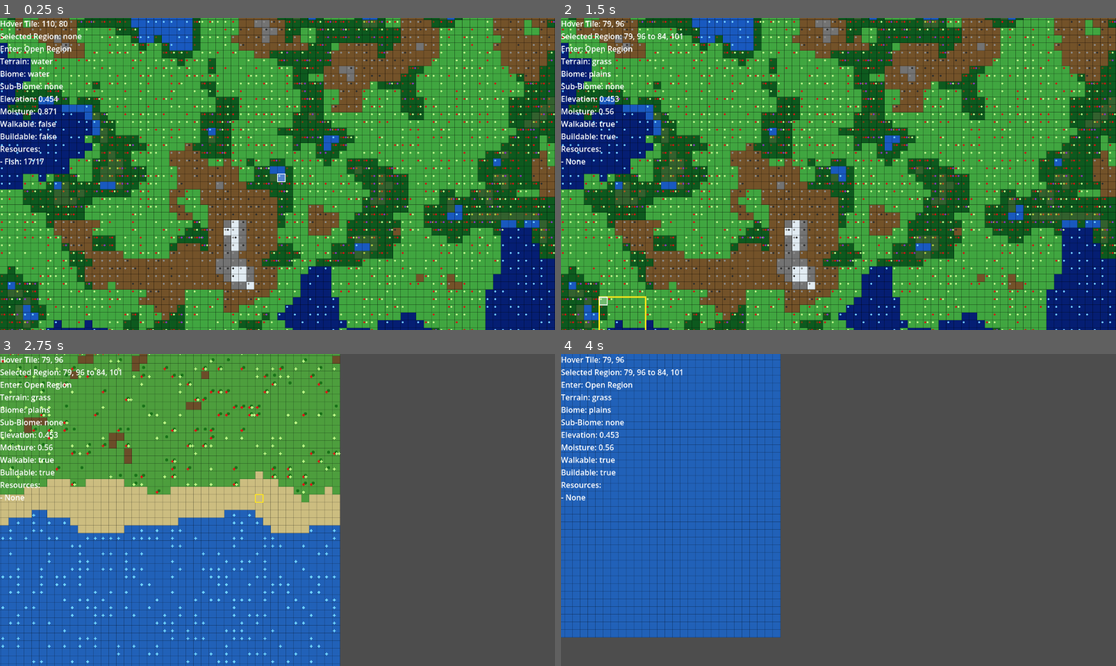
Above: before the commit, frames 1-4 (two rows, left to right).
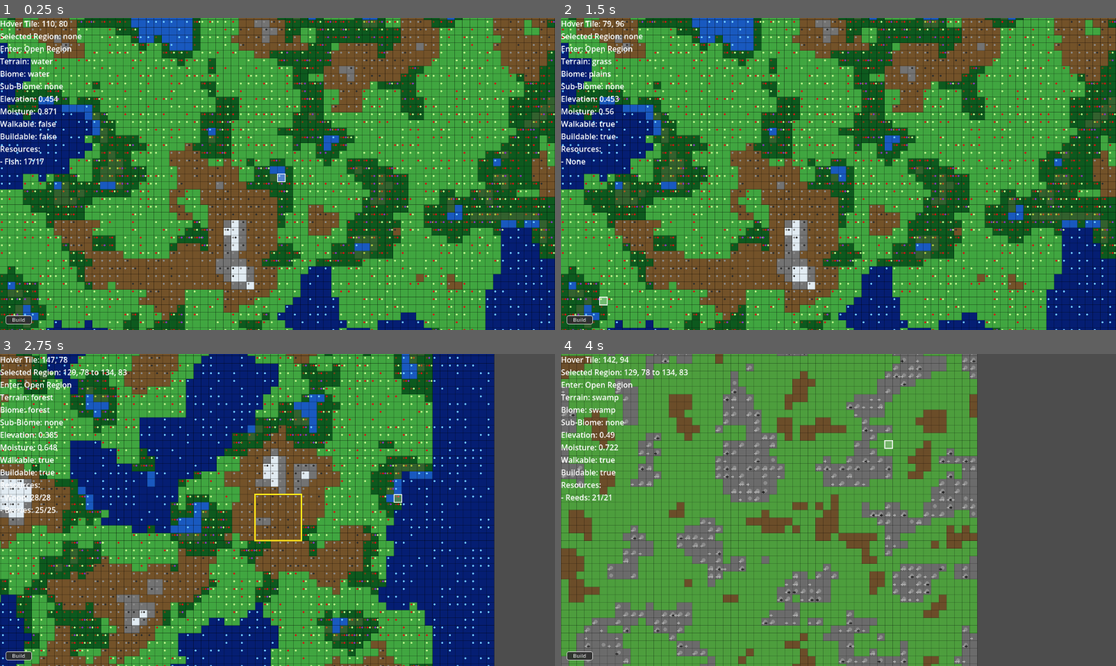
Above: after the commit, the same moments.

Repository: Shaladar79/era-span-sim
Game: Godot game, scene res://scenes/main/Main.tscn
The game is run twice, just before and just after one commit, with the same random seed, the same clock (stepped at 60 frames per second) and the same inputs.
Inputs (mouse positions are in pixels of both pictures, inside the frame that each line leads up to):
- Up to frame 1 (0.25 s): no input
- Up to frame 2 (1.5 s): click (577, 320) at 0.5 s, where only the run after the commit has a clickable "Build"; click (605, 298) at 1.25 s, where only the run after the commit has a clickable "Campfire - 4 Wood, 2 Stone"
- Up to frame 3 (2.75 s): tap Enter at 2 s; move the mouse to (399, 494) at 2.02 s; hold Right (ui_right) from 2.03 s (still down); tap R at 2.1 s; click (399, 494) at 2.17 s
- Up to frame 4 (4 s): move the mouse to (727, 525) at 2.77 s; release Right (ui_right) at 2.78 s; hold Down (ui_down) 2.78-3.53 s; tap T at 2.85 s; move the mouse to (894, 441) at 3.52 s; hold Right (ui_right) from 3.53 s (still down); tap Enter at 3.6 s

The runs differ from the first frame. In frame 1, 0.1% of the frame differs, in the area x 1-6%, y 95-99%; in frame 2, 0.4%; in frame 3, 81%, in the area x 0-90%, y 0-100%; in frame 4, 73%.

Commit message:
Add build menu UI foundation

Diff:
--- a/scenes/main/Main.tscn
+++ b/scenes/main/Main.tscn
@@ -5,6 +5,7 @@
 [ext_resource type="PackedScene" uid="uid://cti1m8t1rggb2" path="res://scenes/world/World.tscn" id="1_u1xfj"]
 [ext_resource type="Script" uid="uid://bpy1cjdhu4hfv" path="res://scripts/world/world.gd" id="2_q24mn"]
 [ext_resource type="Script" uid="uid://clrx8b2pq80ao" path="res://scripts/core/main_camera.gd" id="3_q24mn"]
+[ext_resource type="Script" uid="uid://cf6mn25b7ls8e" path="res://scripts/main/main_ui.gd" id="6_1rhdn"]
 
 [sub_resource type="LabelSettings" id="LabelSettings_q24mn"]
 
@@ -22,6 +23,7 @@
 script = ExtResource("3_q24mn")
 
 [node name="UI" type="CanvasLayer" parent="." unique_id=2059825496]
+script = ExtResource("6_1rhdn")
 
 [node name="TileInfoLabel" type="Label" parent="UI" unique_id=1439456619]
 custom_minimum_size = Vector2(10, 10)
@@ -29,3 +31,23 @@
 offset_bottom = 23.0
 text = "Tile Info"
 label_settings = SubResource("LabelSettings_q24mn")
+
+[node name="BuildButton" type="Button" parent="UI" unique_id=1165520889]
+custom_minimum_size = Vector2(10, 180)
+offset_left = -95.0
+offset_top = 610.0
+offset_right = -47.0
+offset_bottom = 641.0
+text = "Build"
+
+[node name="BuildMenu" type="Panel" parent="UI" unique_id=1177642545]
+offset_left = -94.0
+offset_top = 570.0
+offset_right = 1056.0
+offset_bottom = 610.0
+
+[node name="CampfireButton" type="Button" parent="UI/BuildMenu" unique_id=1731287903]
+layout_mode = 0
+offset_right = 80.0
+offset_bottom = 31.0
+text = "Campfire"
--- /dev/null
+++ b/scripts/main/main_ui.gd
@@ -0,0 +1,156 @@
+extends CanvasLayer
+
+@onready var build_button: Button = get_node_or_null("BuildButton")
+@onready var build_menu: Panel = get_node_or_null("BuildMenu")
+@onready var campfire_button: Button = get_node_or_null("BuildMenu/CampfireButton")
+@onready var region: Node2D = get_node_or_null("../Region")
+
+
+func _ready() -> void:
+    print("MAIN UI SCRIPT RUNNING")
+
+    if build_button == null:
+        push_warning("BuildButton was not found under UI.")
+        return
+
+    if build_menu == null:
+        push_warning("BuildMenu was not found under UI.")
+        return
+
+    if campfire_button == null:
+        push_warning("CampfireButton was not found under UI/BuildMenu.")
+        return
+
+    setup_build_button_theme()
+    setup_build_menu_theme()
+    setup_campfire_button_theme()
+    setup_build_ui_layout()
+
+    build_menu.visible = false
+
+    build_button.pressed.connect(_on_build_button_pressed)
+    campfire_button.pressed.connect(_on_campfire_button_pressed)
+
+
+func _notification(what: int) -> void:
+    if what == NOTIFICATION_WM_SIZE_CHANGED:
+        setup_build_ui_layout()
+
+
+func setup_build_button_theme() -> void:
+    if build_button == null:
+        return
+
+    build_button.add_theme_font_size_override("font_size", 11)
+
+    var normal_style := StyleBoxFlat.new()
+    normal_style.bg_color = Color(0.18, 0.18, 0.18, 0.92)
+    normal_style.border_color = Color(0.8, 0.8, 0.8, 1.0)
+    normal_style.set_border_width_all(1)
+    normal_style.set_corner_radius_all(3)
+    normal_style.content_margin_left = 4
+    normal_style.content_margin_right = 4
+    normal_style.content_margin_top = 1
+    normal_style.content_margin_bottom = 1
+
+    var hover_style := normal_style.duplicate()
+    hover_style.bg_color = Color(0.28, 0.28, 0.28, 0.95)
+
+    var pressed_style := normal_style.duplicate()
+    pressed_style.bg_color = Color(0.10, 0.10, 0.10, 0.95)
+
+    build_button.add_theme_stylebox_override("normal", normal_style)
+    build_button.add_theme_stylebox_override("hover", hover_style)
+    build_button.add_theme_stylebox_override("pressed", pressed_style)
+    build_button.add_theme_stylebox_override("focus", StyleBoxEmpty.new())
+
+    build_button.custom_minimum_size = Vector2(54, 16)
+
+
+func setup_build_menu_theme() -> void:
+    if build_menu == null:
+        return
+
+    var panel_style := StyleBoxFlat.new()
+    panel_style.bg_color = Color(0.08, 0.08, 0.08, 0.88)
+    panel_style.border_color = Color(0.65, 0.65, 0.65, 1.0)
+    panel_style.set_border_width_all(1)
+    panel_style.set_corner_radius_all(4)
+    panel_style.content_margin_left = 4
+    panel_style.content_margin_right = 4
+    panel_style.content_margin_top = 4
+    panel_style.content_margin_bottom = 4
+
+    build_menu.add_theme_stylebox_override("panel", panel_style)
+
+
+func setup_campfire_button_theme() -> void:
+    if campfire_button == null:
+        return
+
+    campfire_button.add_theme_font_size_override("font_size", 11)
+
+    var normal_style := StyleBoxFlat.new()
+    normal_style.bg_color = Color(0.18, 0.18, 0.18, 0.92)
+    normal_style.border_color = Color(0.7, 0.7, 0.7, 1.0)
+    normal_style.set_border_width_all(1)
+    normal_style.set_corner_radius_all(3)
+    normal_style.content_margin_left = 4
+    normal_style.content_margin_right = 4
+    normal_style.content_margin_top = 2
+    normal_style.content_margin_bottom = 2
+
+    var hover_style := normal_style.duplicate()
+    hover_style.bg_color = Color(0.28, 0.28, 0.28, 0.95)
+
+    var pressed_style := normal_style.duplicate()
+    pressed_style.bg_color = Color(0.10, 0.10, 0.10, 0.95)
+
+    campfire_button.add_theme_stylebox_override("normal", normal_style)
+    campfire_button.add_theme_stylebox_override("hover", hover_style)
+    campfire_button.add_theme_stylebox_override("pressed", pressed_style)
+    campfire_button.add_theme_stylebox_override("focus", StyleBoxEmpty.new())
+
+
+func setup_build_ui_layout() -> void:
+    if build_button == null or build_menu == null:
+        return
+
+    var viewport_size := get_viewport().get_visible_rect().size
+    var margin: float = 12.0
+
+    build_button.visible = true
+    build_button.text = "Build"
+    build_button.size = Vector2(54, 16)
+    build_button.position = Vector2(
+        margin,
+        viewport_size.y - build_button.size.y - margin
+    )
+
+    build_menu.position = Vector2(
+        margin,
+        build_button.position.y - build_menu.size.y - 8.0
+    )
+
+    if campfire_button != null:
+        campfire_button.text = "Campfire - 4 Wood, 2 Stone"
+
+
+func _on_build_button_pressed() -> void:
+    build_menu.visible = not build_menu.visible
+    setup_build_ui_layout()
+
+    print("Build Menu Visible: ", build_menu.visible)
+
+
+func _on_campfire_button_pressed() -> void:
+    build_menu.visible = false
+
+    if region == null:
+        push_warning("Region node was not found.")
+        return
+
+    if region.has_method("start_campfire_placement"):
+        region.call("start_campfire_placement")
+    else:
+        push_warning("Region does not have start_campfire_placement() yet.")
Not shown, added: scripts/main/main_ui.gd.uid
